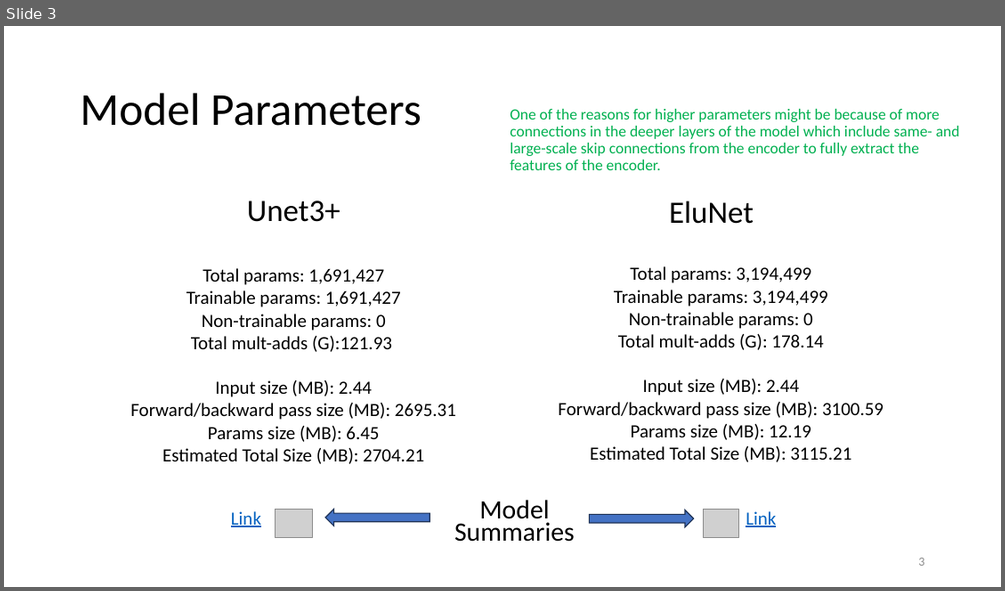
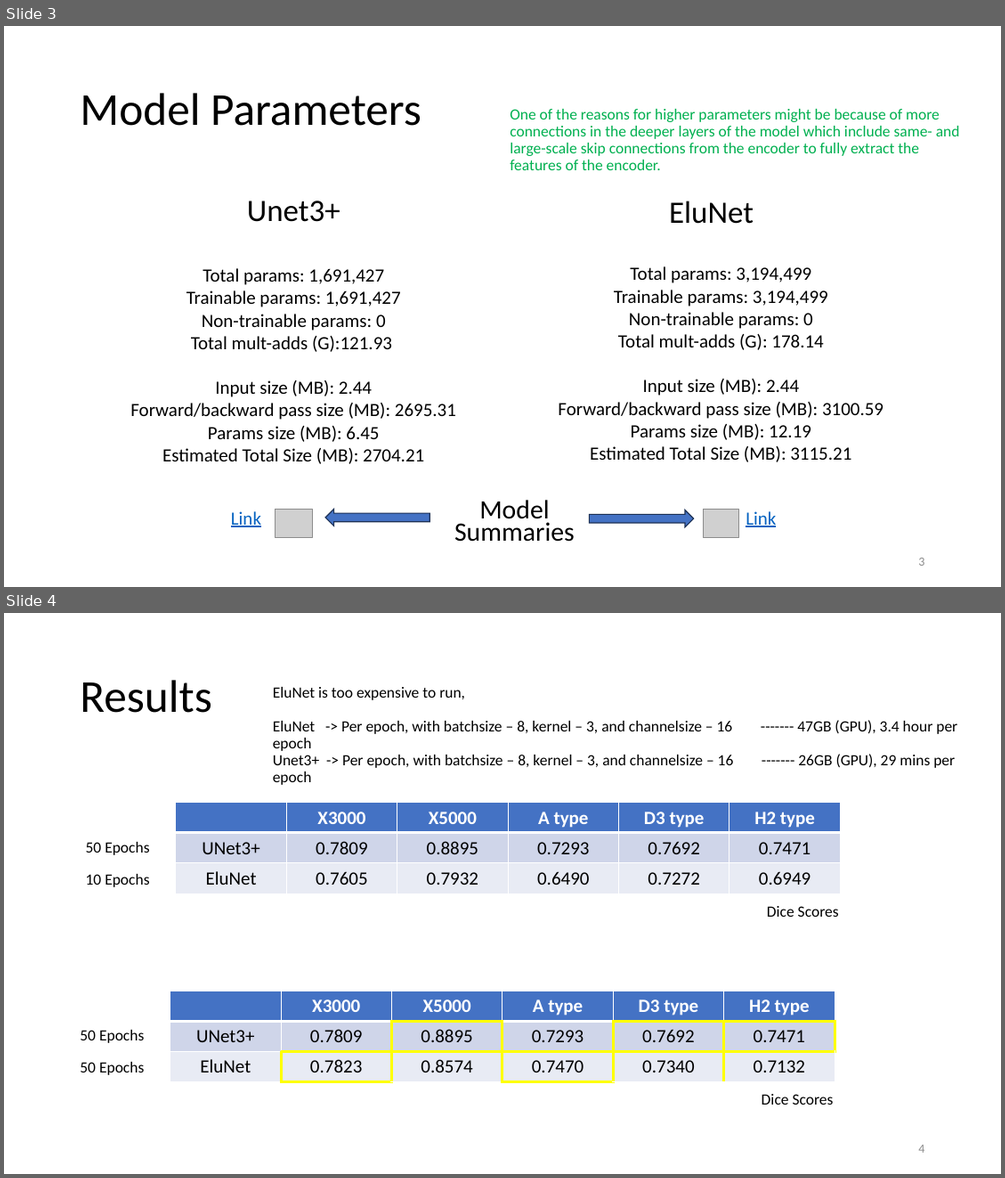
Before and after one commit to bluesaiyancodes/KITReports, a slide deck: Presentations/EluNet Performance.pptx. Shown one above the other, each under a label of ours: slide 3 before the commit, slides 3 and 4 after it. The pictures are 1005x591 and 1005x1178 pixels, drawn with LibreOffice and Linux fonts; fonts in the diff are those of the drawing; grey boxes stand for pictures. Boxes give left, top, right and bottom in pixels: in the first picture for what was removed or moved away, otherwise in the second. Text is boxed around its words. In the diff, an @@ line names an element or a change of style, - is before the commit and + after.

```diff
--- a/Presentations/EluNet Performance.pptx
+++ b/Presentations/EluNet Performance.pptx
@@ slide 4 added at (4,613,1001,1174), background #FFFFFF @@
@@ title added at (80,680,212,713), 44 pt, text #000000 @@
+Results
@@ text added at (273,687,955,768), 15 pt, text #000000 @@
+EluNet is too expensive to run,
+EluNet -> Per epoch, with batchsize – 8, kernel – 3, and channelsize – 16 ------- 47GB (GPU), 3.4 hour per epoch
+Unet3+ -> Per epoch, with batchsize – 8, kernel – 3, and channelsize – 16 ------- 26GB (GPU), 29 mins per epoch
@@ table added at (176,803,840,893), 3 rows, 6 columns @@
+ | X3000 | X5000 | A type | D3 type | H2 type
+UNet3+ | 0.7809 | 0.8895 | 0.7293 | 0.7692 | 0.7471
+EluNet | 0.7605 | 0.7932 | 0.6490 | 0.7272 | 0.6949
@@ text added at (86,842,149,855), 15 pt, text #000000 @@
+50 Epochs
@@ text added at (86,874,149,887), 15 pt, text #000000 @@
+10 Epochs
@@ text added at (767,906,839,916), 15 pt, text #000000 @@
+Dice Scores
@@ table added at (170,990,834,1082), 3 rows, 6 columns @@
+ | X3000 | X5000 | A type | D3 type | H2 type
+UNet3+ | 0.7809 | 0.8895 | 0.7293 | 0.7692 | 0.7471
+EluNet | 0.7823 | 0.8574 | 0.7470 | 0.7340 | 0.7132
@@ text added at (80,1030,144,1043), 15 pt, text #000000 @@
+50 Epochs
@@ text added at (80,1062,144,1075), 15 pt, text #000000 @@
+50 Epochs
@@ text added at (761,1094,833,1104), 15 pt, text #000000 @@
+Dice Scores
@@ page number added at (918,1144,924,1152), 12 pt, text #8C8C8C @@
+4
```
Also in this commit, not shown: 1 slide changed, 1 other file.
